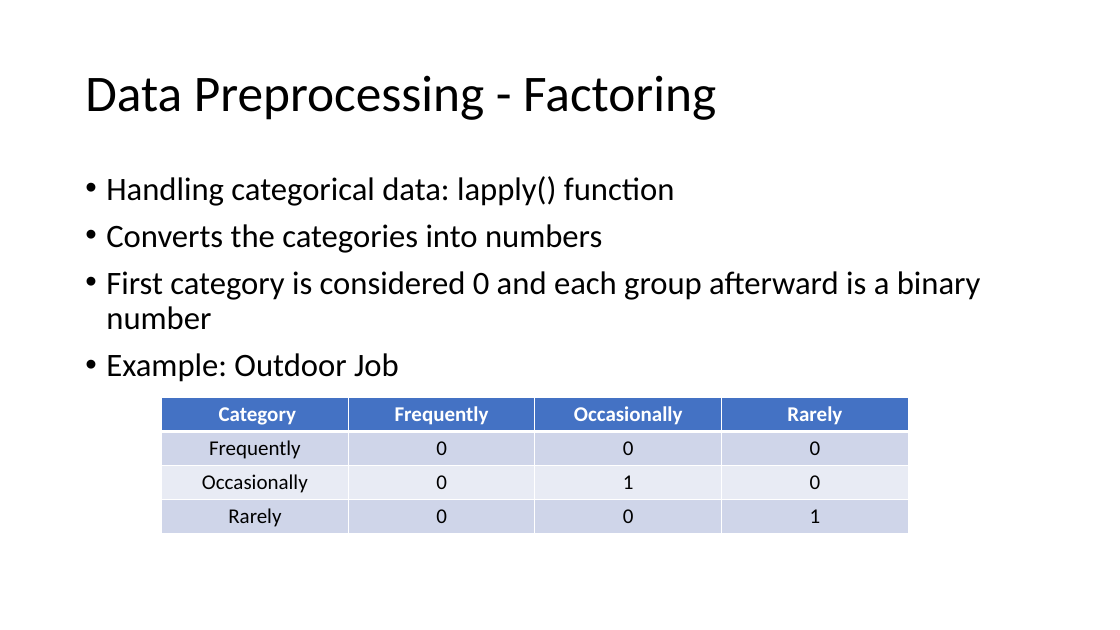
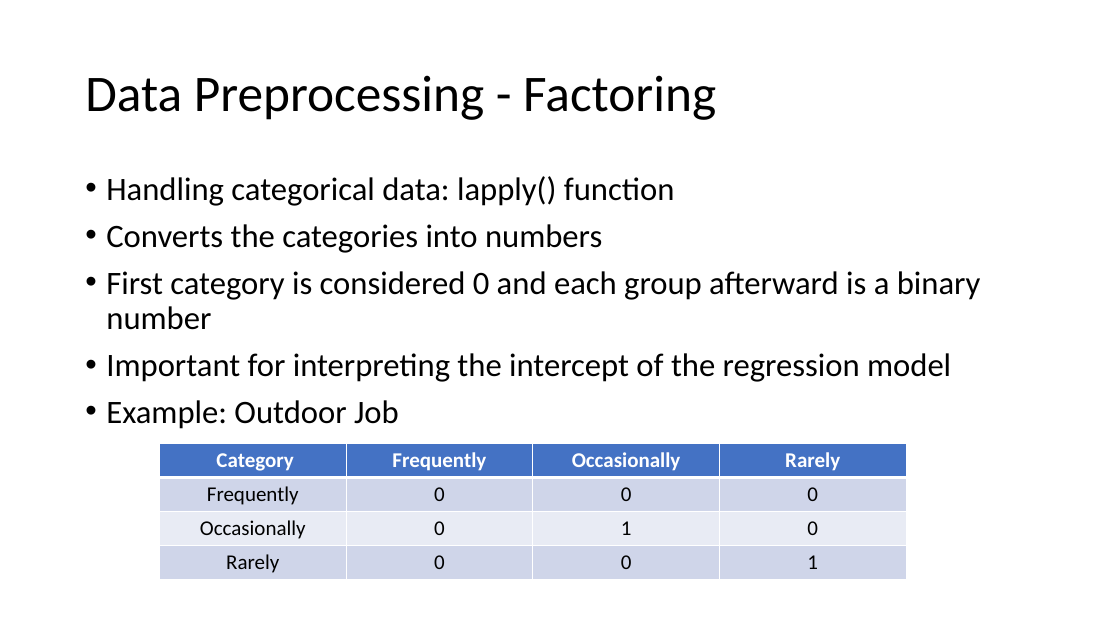
Before and after one commit to donaldsonm731/Asthma_Prediction, a slide deck: slide 6 of Mid_Semester_Pres.pptx. Drawn at 1120x630 pixels with LibreOffice and Linux fonts; fonts in the diff are those of the drawing. Boxes give left, top, right and bottom in pixels: in the first picture for what was removed or moved away, otherwise in the second. Text is boxed around its words. In the diff, an @@ line names an element or a change of style, - is before the commit and + after.

```diff
--- a/Mid_Semester_Pres.pptx
+++ b/Mid_Semester_Pres.pptx
@@ text at bbox=[106, 353, 951, 382]: paragraph added @@
+• Important for interpreting the intercept of the regression model
@@ table: place and size @@
-table at bbox=[161, 397, 907, 534]
+table at bbox=[160, 444, 906, 580]
```
Also in this commit, not shown: 7 other slides changed, 1 slide added, 1 slide removed.
